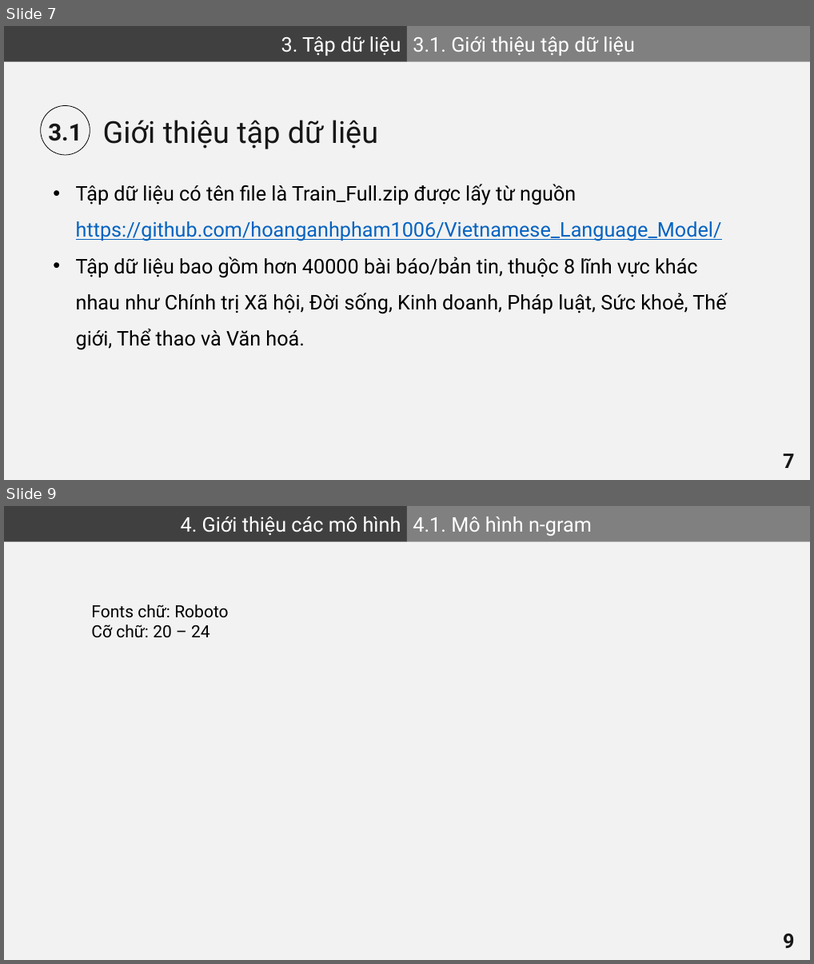
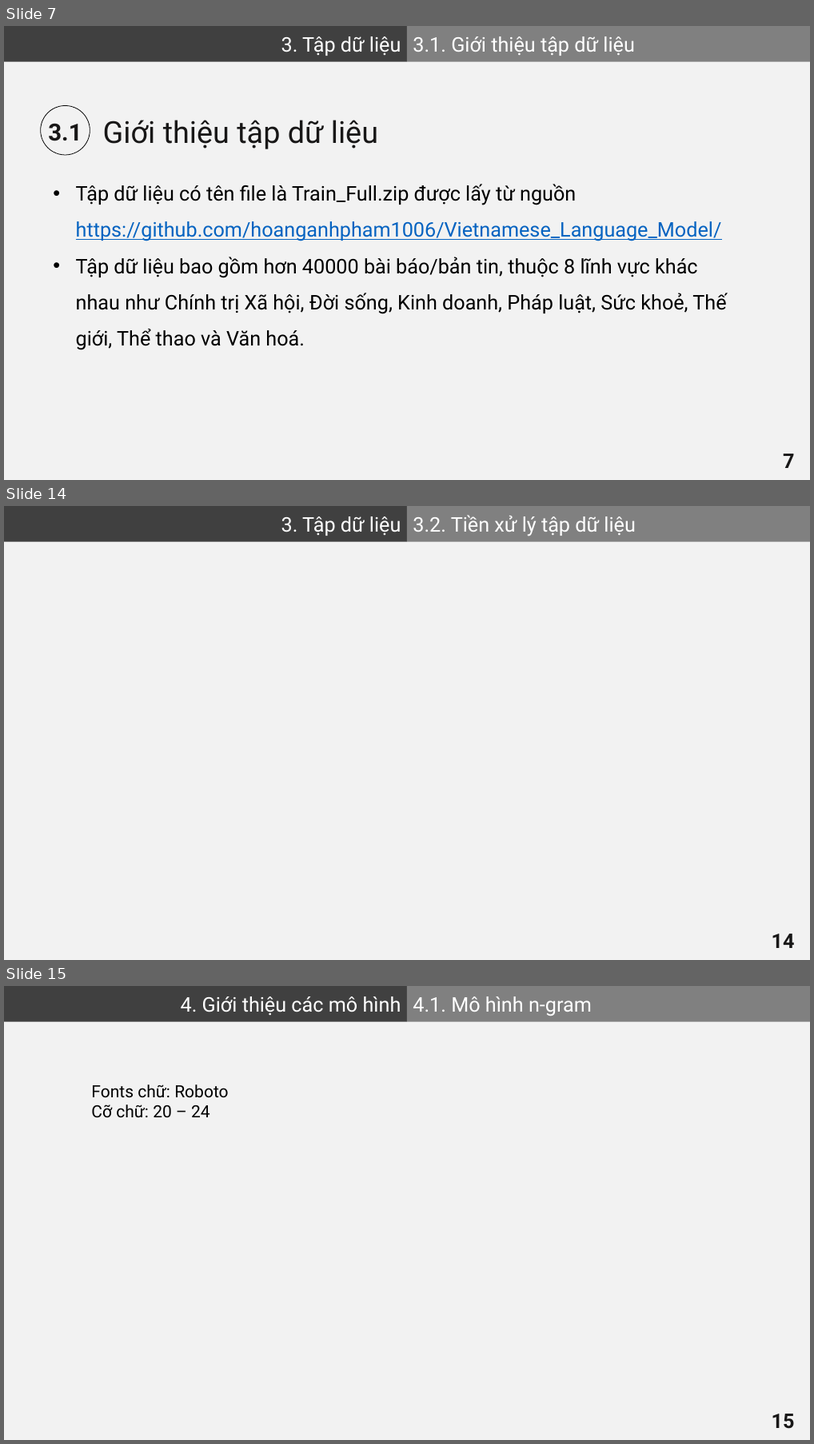
Before and after one commit to VHSkillPro/next-word-prediction, a slide deck: report.pptx. Shown one above the other, each under a label of ours: slides 7 and 9 before the commit, slides 7, 14 and 15 after it; the slides between them are not shown. The pictures are 814x964 and 814x1444 pixels, drawn with LibreOffice and Linux fonts; fonts in the diff are those of the drawing. Boxes give left, top, right and bottom in pixels: in the first picture for what was removed or moved away, otherwise in the second. Text is boxed around its words. In the diff, an @@ line names an element or a change of style, - is before the commit and + after.

```diff
--- a/report.pptx
+++ b/report.pptx
@@ slide 14 added at <box>4,506,810,960</box>, background #F2F2F2 @@
@@ rectangle added at <box>4,506,407,542</box>, fill #404040, 24 pt, text #FFFFFF @@
+3. Tập dữ liệu
@@ rectangle added at <box>407,506,810,542</box>, fill #808080, 24 pt, text #FFFFFF @@
+3.2. Tiền xử lý tập dữ liệu
@@ page number added at <box>772,933,795,948</box>, 24 pt, text #181717, bold @@
+14
@@ what was slide 9 is now slide 15 @@
@@ page number at <box>772,1413,795,1428</box>: text changed @@
-9
+15
```
Also in this commit, not shown: 2 slides changed, 5 other slides added.
